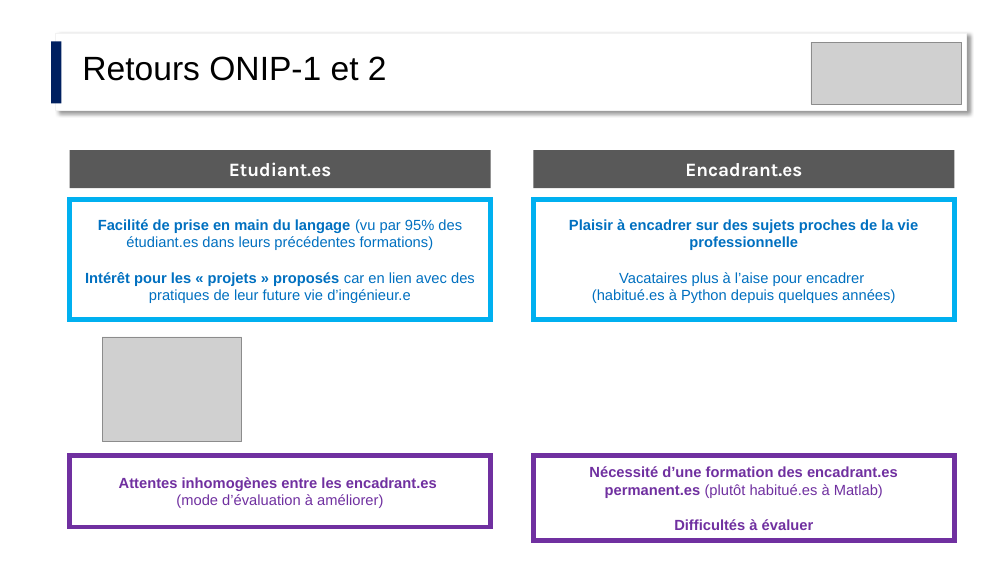
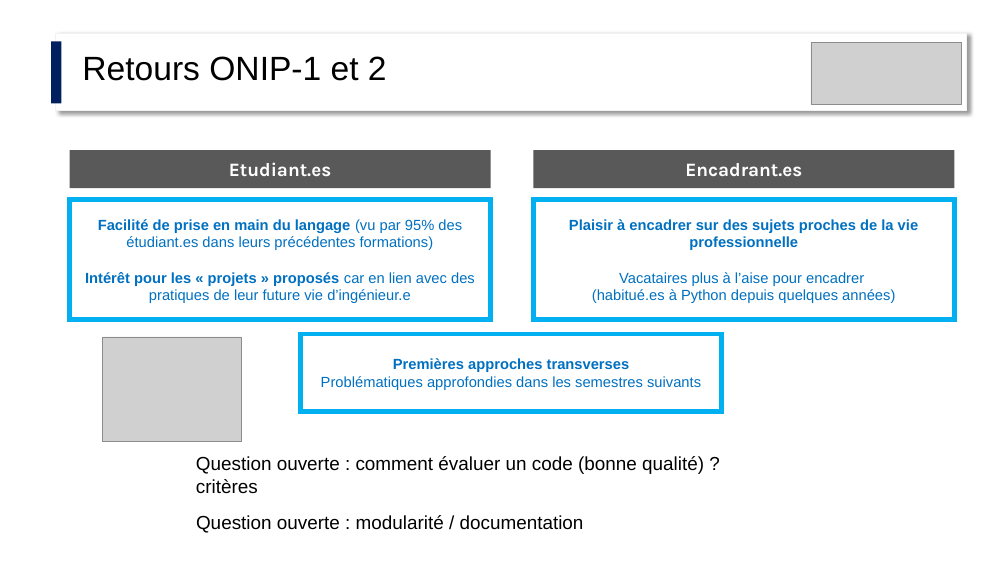
Before and after one commit to jvillemejane/jvillemejane, a slide deck: slide 13 of Presentations/2024_COPERF_Informatique.pptx. Drawn at 1008x567 pixels with LibreOffice and Linux fonts; fonts in the diff are those of the drawing; grey boxes stand for pictures. Boxes give left, top, right and bottom in pixels: in the first picture for what was removed or moved away, otherwise in the second. Text is boxed around its words. In the diff, an @@ line names an element or a change of style, - is before the commit and + after.

```diff
--- a/Presentations/2024_COPERF_Informatique.pptx
+++ b/Presentations/2024_COPERF_Informatique.pptx
@@ rectangle added at <box>301,334,722,412</box>, fill #FFFFFF, outline #00B0F0 4.5 pt, 14 pt, text #0070C0 @@
+Premières approches transverses
+Problématiques approfondies dans les semestres suivants
@@ rectangle removed at <box>70,455,491,527</box> @@
-Attentes inhomogènes entre les encadrant.es
-(mode d’évaluation à améliorer)
@@ text added at <box>196,456,704,494</box>, 18 pt, text #000000 @@
+Question ouverte : comment évaluer un code (bonne qualité) ?
+critères
@@ rectangle removed at <box>534,455,955,541</box> @@
-Nécessité d’une formation des encadrant.es permanent.es (plutôt habitué.es à Matlab)
-Difficultés à évaluer
@@ text added at <box>196,515,584,533</box>, 18 pt, text #000000 @@
+Question ouverte : modularité / documentation
```
Also in this commit, not shown: 1 slide removed.
